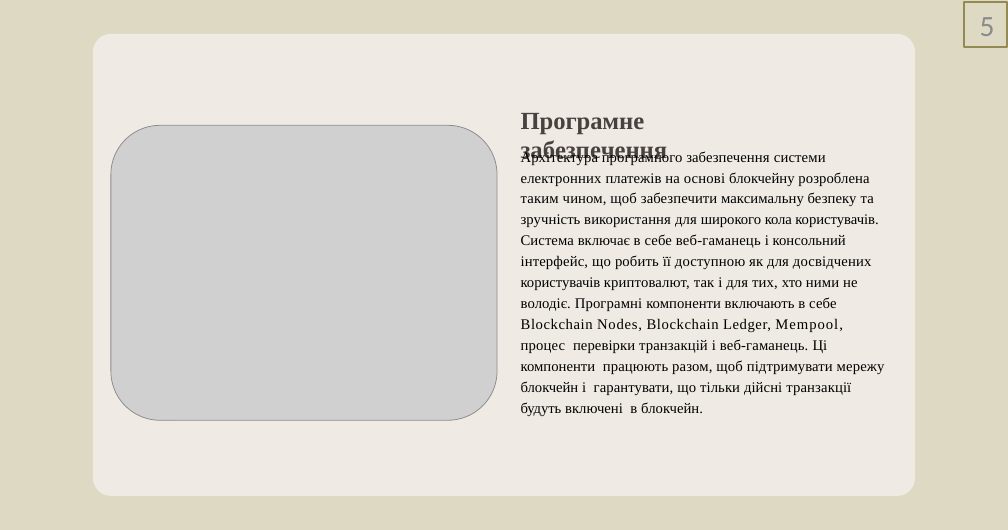
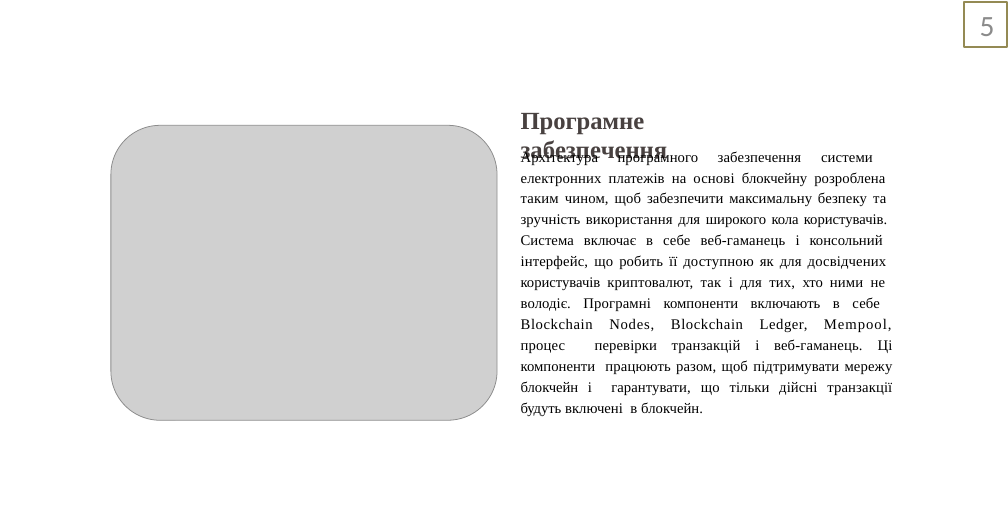
Before and after one commit to Sunr1s/BlockChain, a slide deck: slide 5 of blokchejn-platforma-dlya-avtomatizovanoyi-platizhnoyi-sistemi-zahist-zvitu-z-tehnologichnoyi-praktiki-2023-5-30-16-16-39.pptx. Drawn at 1008x530 pixels with LibreOffice and Linux fonts; fonts in the diff are those of the drawing; grey boxes stand for pictures. Boxes give left, top, right and bottom in pixels: in the first picture for what was removed or moved away, otherwise in the second. Text is boxed around its words. In the diff, an @@ line names an element or a change of style, - is before the commit and + after.

```diff
--- a/blokchejn-platforma-dlya-avtomatizovanoyi-platizhnoyi-sistemi-zahist-zvitu-z-tehnologichnoyi-praktiki-2023-5-30-16-16-39.pptx
+++ b/blokchejn-platforma-dlya-avtomatizovanoyi-platizhnoyi-sistemi-zahist-zvitu-z-tehnologichnoyi-praktiki-2023-5-30-16-16-39.pptx
@@ background #DDD9C3 to #FFFFFF @@
@@ freeform shape removed at (93,34,916,496) @@
@@ text "Архітектура програмного забезпечення системи електронних ..." at (521,150,893,416): alignment left to justified @@
```
Also in this commit, not shown: 6 other slides changed, 1 other file.
